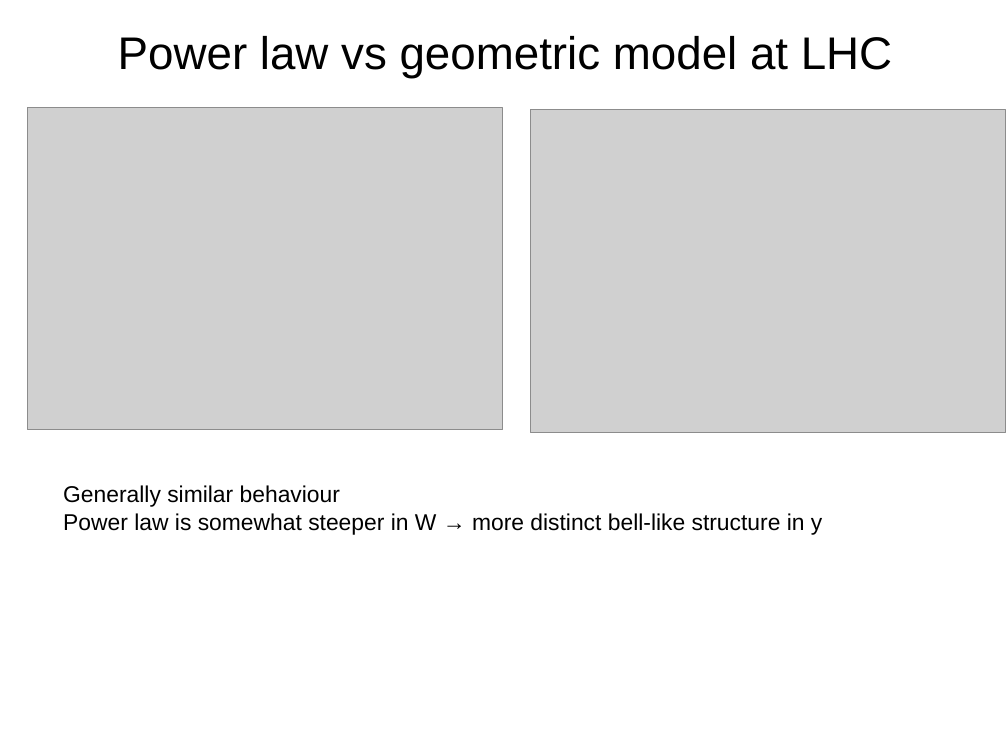
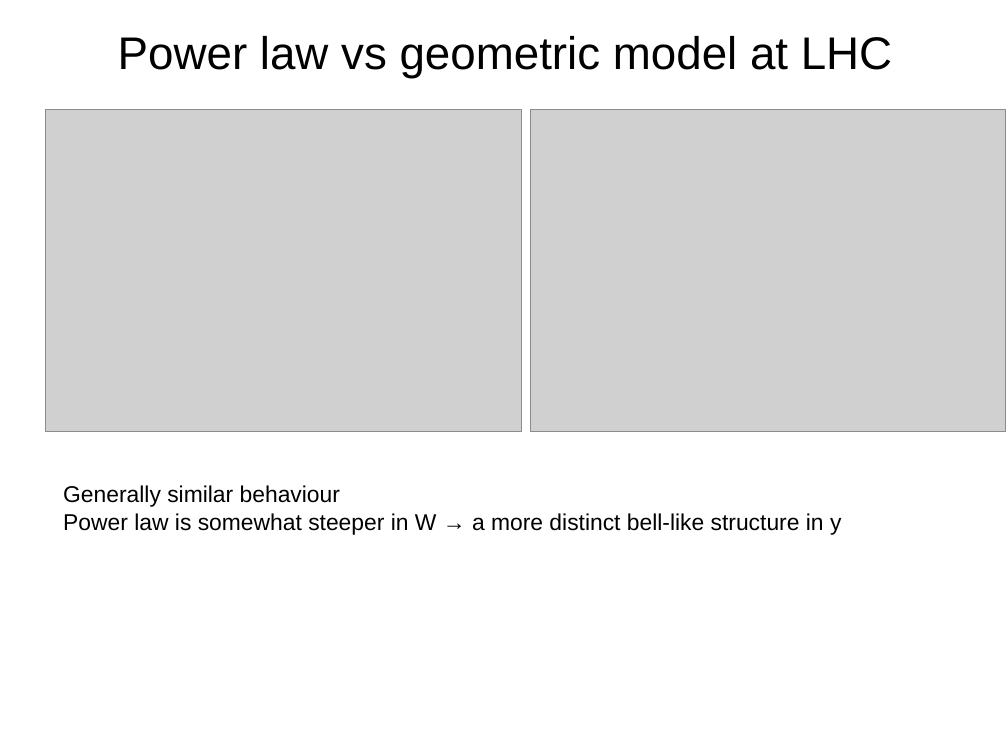
Before and after one commit to libov/diffraction, a slide deck: slide 1 of slides/01_18May2014/01_18May2014.odp. Drawn at 1008x756 pixels with LibreOffice and Linux fonts; fonts in the diff are those of the drawing; grey boxes stand for pictures. Boxes give left, top, right and bottom in pixels: in the first picture for what was removed or moved away, otherwise in the second. Text is boxed around its words. In the diff, an @@ line names an element or a change of style, - is before the commit and + after.

Commit message:
slides update

```diff
--- a/slides/01_18May2014/01_18May2014.odp
+++ b/slides/01_18May2014/01_18May2014.odp
@@ picture: place and size @@
-picture at bbox=[531, 110, 1006, 433]
+picture at bbox=[46, 110, 521, 432]
@@ picture: place and size @@
-picture at bbox=[27, 108, 503, 430]
+picture at bbox=[531, 110, 1006, 432]
@@ text at bbox=[63, 513, 841, 535]: text changed @@
-Power law is somewhat steeper in W → more distinct bell-like structure in y
+Power law is somewhat steeper in W → a more distinct bell-like structure in y
```
Also in this commit, not shown: 4 other slides changed, 1 other file.
